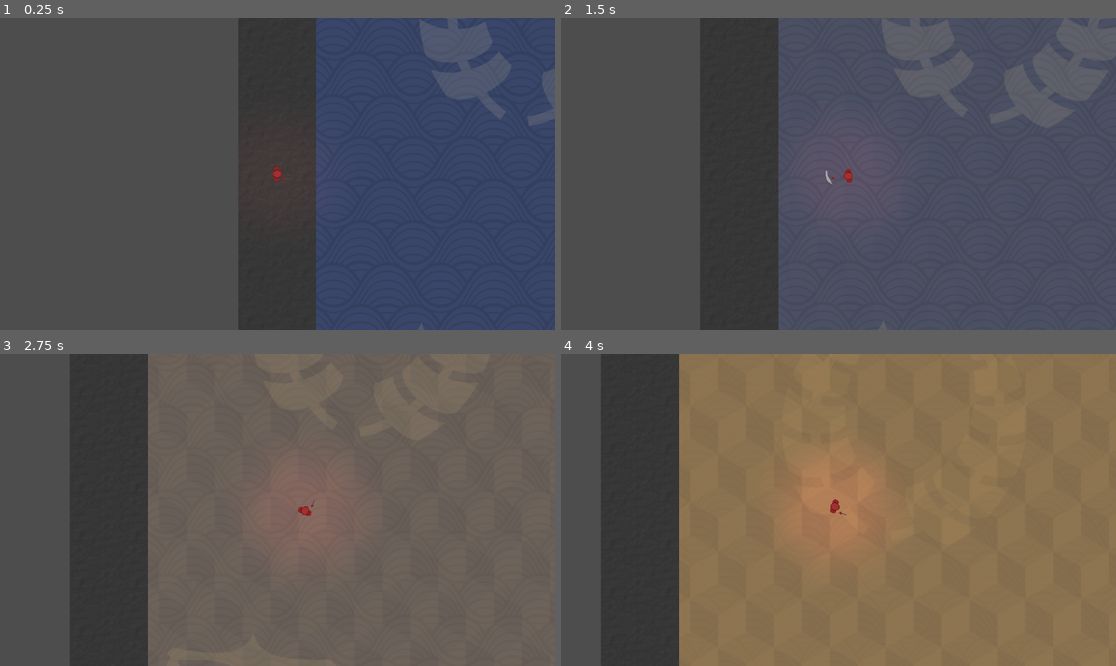
Above: before the commit, frames 1-4 (two rows, left to right).
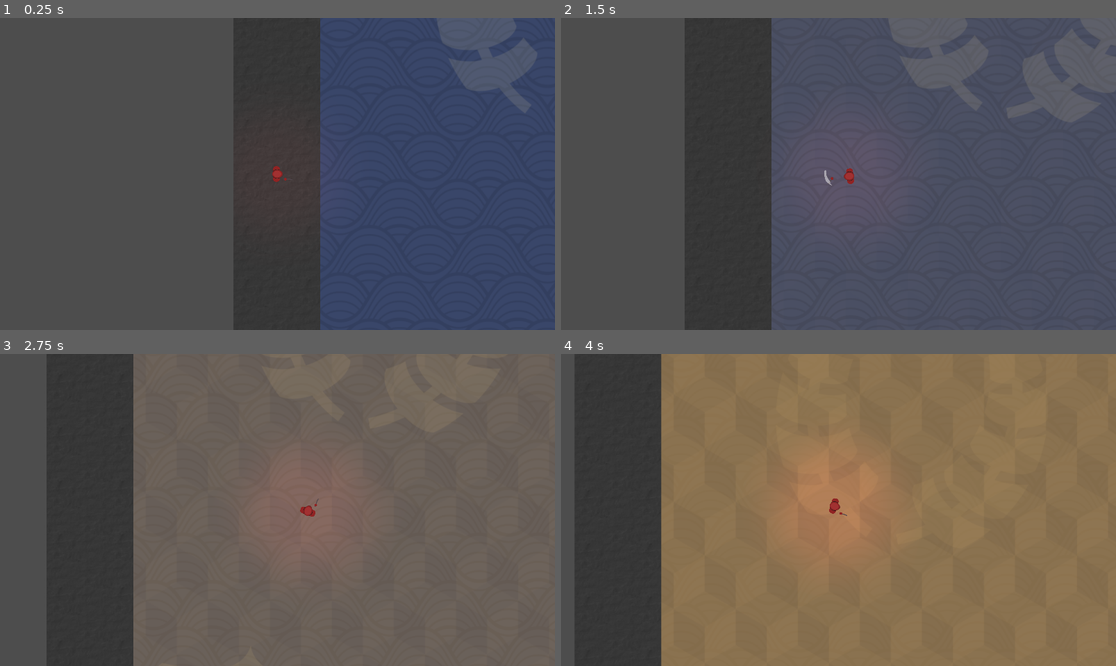
Above: after the commit, the same moments.

Repository: Ianvvtz/projectscabfall
Game: Godot game, scene res://scenes/main.tscn
Same seed, same stepped clock (60 frames per second), same inputs: the game is played once before the commit and once after it.
Inputs (mouse positions are in pixels of both pictures, inside the frame that each line leads up to):
- Up to frame 1 (0.25 s): no input
- Up to frame 2 (1.5 s): tap Enter at 0.5 s; move the mouse to (960, 158) at 0.52 s; hold D (move_right) 0.53-1.28 s; tap Space (dodge) at 0.6 s; move the mouse to (727, 189) at 1.27 s; hold S (move_down) from 1.28 s (still down); click (727, 189) at 1.35 s
- Up to frame 3 (2.75 s): move the mouse to (333, 441) at 2.02 s; release S (move_down) at 2.03 s; hold D (move_right) from 2.03 s (still down); hold Shift (sprint) from 2.03 s (still down)
- Up to frame 4 (4 s): move the mouse to (810, 572) at 2.77 s; release D (move_right) at 2.78 s; release Shift (sprint) at 2.78 s; hold W (move_up) 2.78-3.53 s; tap Space (dodge) at 2.85 s; move the mouse to (1005, 556) at 3.52 s; hold A (move_left) from 3.53 s (still down); click (1005, 556) at 3.6 s

The runs differ from the first frame. In frame 1, 1.7% of the frame differs, in the area x 42-100%, y 0-100%; in frame 2, 2.0%; in frame 3, 3.2%; in frame 4, 3.9%, in the area x 2-52%, y 0-100%.

Commit message:
Improved territory conquest. - Added enemy spawning by district

Diff:
--- a/scenes/district.tscn
+++ b/scenes/district.tscn
@@ -1,10 +1,62 @@
-[gd_scene load_steps=8 format=3 uid="uid://ci70q6cnnrjtl"]
+[gd_scene load_steps=9 format=3 uid="uid://ci70q6cnnrjtl"]
 
 [ext_resource type="Script" uid="uid://dytxuhx5fwxt" path="res://scripts/district.gd" id="1_cicg1"]
+[ext_resource type="PackedScene" uid="uid://t0wtkwpgo5tu" path="res://scenes/enemy.tscn" id="2_g2iuc"]
 [ext_resource type="Texture2D" uid="uid://ffas4d7s7o8o" path="res://assets/images/districts/district all.png" id="3_g2iuc"]
 
 [sub_resource type="RectangleShape2D" id="RectangleShape2D_bpw4k"]
 size = Vector2(2500, 1500)
+
+[sub_resource type="Animation" id="Animation_s4ieg"]
+length = 0.001
+tracks/0/type = "value"
+tracks/0/imported = false
+tracks/0/enabled = true
+tracks/0/path = NodePath("DistrictSprite:frame")
+tracks/0/interp = 1
+tracks/0/loop_wrap = true
+tracks/0/keys = {
+"times": PackedFloat32Array(0),
+"transitions": PackedFloat32Array(1),
+"update": 1,
+"values": [0]
+}
+tracks/1/type = "value"
+tracks/1/imported = false
+tracks/1/enabled = true
+tracks/1/path = NodePath("DistrictSprite:visible")
+tracks/1/interp = 1
+tracks/1/loop_wrap = true
+tracks/1/keys = {
+"times": PackedFloat32Array(0),
+"transitions": PackedFloat32Array(1),
+"update": 1,
+"values": [true]
+}
+tracks/2/type = "value"
+tracks/2/imported = false
+tracks/2/enabled = true
+tracks/2/path = NodePath("DistrictSprite:self_modulate")
+tracks/2/interp = 1
+tracks/2/loop_wrap = true
+tracks/2/keys = {
+"times": PackedFloat32Array(0),
+"transitions": PackedFloat32Array(1),
+"update": 0,
+"values": [Color(1, 1, 1, 1)]
+}
+tracks/3/type = "value"
+tracks/3/imported = false
+tracks/3/enabled = true
+tracks/3/path = NodePath("DistrictSpriteBlue:visible")
+tracks/3/interp = 1
+tracks/3/loop_wrap = true
+tracks/3/keys = {
+"times": PackedFloat32Array(0),
+"transitions": PackedFloat32Array(1),
+"update": 1,
+"values": [false]
+}
 
 [sub_resource type="Animation" id="Animation_cicg1"]
 resource_name = "change_to_red"
@@ -124,57 +176,6 @@
 "values": [false]
 }
 
-[sub_resource type="Animation" id="Animation_s4ieg"]
-length = 0.001
-tracks/0/type = "value"
-tracks/0/imported = false
-tracks/0/enabled = true
-tracks/0/path = NodePath("DistrictSprite:frame")
-tracks/0/interp = 1
-tracks/0/loop_wrap = true
-tracks/0/keys = {
-"times": PackedFloat32Array(0),
-"transitions": PackedFloat32Array(1),
-"update": 1,
-"values": [0]
-}
-tracks/1/type = "value"
-tracks/1/imported = false
-tracks/1/enabled = true
-tracks/1/path = NodePath("DistrictSprite:visible")
-tracks/1/interp = 1
-tracks/1/loop_wrap = true
-tracks/1/keys = {
-"times": PackedFloat32Array(0),
-"transitions": PackedFloat32Array(1),
-"update": 1,
-"values": [true]
-}
-tracks/2/type = "value"
-tracks/2/imported = false
-tracks/2/enabled = true
-tracks/2/path = NodePath("DistrictSprite:self_modulate")
-tracks/2/interp = 1
-tracks/2/loop_wrap = true
-tracks/2/keys = {
-"times": PackedFloat32Array(0),
-"transitions": PackedFloat32Array(1),
-"update": 0,
-"values": [Color(1, 1, 1, 1)]
-}
-tracks/3/type = "value"
-tracks/3/imported = false
-tracks/3/enabled = true
-tracks/3/path = NodePath("DistrictSpriteBlue:visible")
-tracks/3/interp = 1
-tracks/3/loop_wrap = true
-tracks/3/keys = {
-"times": PackedFloat32Array(0),
-"transitions": PackedFloat32Array(1),
-"update": 1,
-"values": [false]
-}
-
 [sub_resource type="AnimationLibrary" id="AnimationLibrary_g2iuc"]
 _data = {
 &"RESET": SubResource("Animation_s4ieg"),
@@ -186,6 +187,7 @@
 collision_layer = 32
 collision_mask = 6
 script = ExtResource("1_cicg1")
+enemy_scene = ExtResource("2_g2iuc")
 
 [node name="DistrictSpriteRed" type="Sprite2D" parent="."]
 texture = ExtResource("3_g2iuc")
@@ -214,4 +216,36 @@
 &"": SubResource("AnimationLibrary_g2iuc")
 }
 
+[node name="SpawnPoints" type="Node2D" parent="."]
+
+[node name="Marker2D" type="Marker2D" parent="SpawnPoints"]
+position = Vector2(1107, -524)
+
+[node name="Marker2D2" type="Marker2D" parent="SpawnPoints"]
+position = Vector2(1102, -384)
+
+[node name="Marker2D3" type="Marker2D" parent="SpawnPoints"]
+position = Vector2(1102, -231)
+
+[node name="Marker2D4" type="Marker2D" parent="SpawnPoints"]
+position = Vector2(1110, -49)
+
+[node name="Marker2D5" type="Marker2D" parent="SpawnPoints"]
+position = Vector2(1123, 117)
+
+[node name="Marker2D6" type="Marker2D" parent="SpawnPoints"]
+position = Vector2(1128, 273)
+
+[node name="Marker2D7" type="Marker2D" parent="SpawnPoints"]
+position = Vector2(1120, 447)
+
+[node name="Marker2D8" type="Marker2D" parent="SpawnPoints"]
+position = Vector2(1139, 563)
+
+[node name="Marker2D9" type="Marker2D" parent="SpawnPoints"]
+position = Vector2(1141, 677)
+
+[node name="Marker2D10" type="Marker2D" parent="SpawnPoints"]
+position = Vector2(1141, 677)
+
 [connection signal="body_entered" from="." to="." method="_on_body_entered"]
--- a/scenes/enemy.tscn
+++ b/scenes/enemy.tscn
@@ -301,7 +301,7 @@
 
 [node name="Enemy" type="CharacterBody2D" groups=["enemy"]]
 collision_layer = 2
-collision_mask = 6
+collision_mask = 7
 motion_mode = 1
 script = ExtResource("1_md0e3")
 faction = 1
@@ -311,7 +311,7 @@
 
 [node name="PointLight2D" type="PointLight2D" parent="."]
 color = Color(0.17254902, 0.2901961, 0.4862745, 1)
-energy = 0.5
+energy = 0.3
 shadow_enabled = true
 shadow_color = Color(0, 0, 0, 1)
 texture = ExtResource("2_nenq2")
--- a/scenes/main.tscn
+++ b/scenes/main.tscn
@@ -1,9 +1,8 @@
-[gd_scene load_steps=5 format=3 uid="uid://hdv3jrgdaea5"]
+[gd_scene load_steps=4 format=3 uid="uid://hdv3jrgdaea5"]
 
 [ext_resource type="PackedScene" uid="uid://ci70q6cnnrjtl" path="res://scenes/district.tscn" id="1_sugp2"]
 [ext_resource type="PackedScene" uid="uid://5rnun75286p7" path="res://scenes/player.tscn" id="2_0wfyh"]
 [ext_resource type="Texture2D" uid="uid://ba7dosfds85xk" path="res://assets/images/districts/district border.png" id="2_jyhfs"]
-[ext_resource type="PackedScene" uid="uid://t0wtkwpgo5tu" path="res://scenes/enemy.tscn" id="3_sugp2"]
 
 [node name="Main" type="Node2D"]
 
@@ -13,6 +12,7 @@
 
 [node name="District2" parent="Districts" instance=ExtResource("1_sugp2")]
 position = Vector2(2649, 0)
+enemies_to_clear = 20
 
 [node name="Border" type="Sprite2D" parent="Districts"]
 position = Vector2(-1324, 0)
@@ -28,63 +28,3 @@
 position = Vector2(-1323, 0)
 
 [node name="Enemies" type="Node2D" parent="."]
-
-[node name="Enemy" parent="Enemies" instance=ExtResource("3_sugp2")]
-position = Vector2(246, -145)
-
-[node name="Enemy2" parent="Enemies" instance=ExtResource("3_sugp2")]
-position = Vector2(621, -364)
-
-[node name="Enemy3" parent="Enemies" instance=ExtResource("3_sugp2")]
-position = Vector2(179, -510)
-
-[node name="Enemy4" parent="Enemies" instance=ExtResource("3_sugp2")]
-position = Vector2(383, -304)
-
-[node name="Enemy5" parent="Enemies" instance=ExtResource("3_sugp2")]
-position = Vector2(501, -64)
-
-[node name="Enemy6" parent="Enemies" instance=ExtResource("3_sugp2")]
-position = Vector2(522, 195)
-
-[node name="Enemy7" parent="Enemies" instance=ExtResource("3_sugp2")]
-position = Vector2(859, -107)
-
-[node name="Enemy8" parent="Enemies" instance=ExtResource("3_sugp2")]
-position = Vector2(930, -332)
-
-[node name="Enemy9" parent="Enemies" instance=ExtResource("3_sugp2")]
-position = Vector2(1035, -557)
-
-[node name="Enemy10" parent="Enemies" instance=ExtResource("3_sugp2")]
-position = Vector2(641, -611)
-
-[node name="Enemy11" parent="Enemies" instance=ExtResource("3_sugp2")]
-position = Vector2(2694, -145)
-
-[node name="Enemy12" parent="Enemies" instance=ExtResource("3_sugp2")]
-position = Vector2(3069, -364)
-
-[node name="Enemy13" parent="Enemies" instance=ExtResource("3_sugp2")]
-position = Vector2(2627, -510)
-
-[node name="Enemy14" parent="Enemies" instance=ExtResource("3_sugp2")]
-position = Vector2(2831, -304)
-
-[node name="Enemy15" parent="Enemies" instance=ExtResource("3_sugp2")]
-position = Vector2(2949, -64)
-
-[node name="Enemy16" parent="Enemies" instance=ExtResource("3_sugp2")]
-position = Vector2(2970, 195)
-
-[node name="Enemy17" parent="Enemies" instance=ExtResource("3_sugp2")]
-position = Vector2(3307, -107)
-
-[node name="Enemy18" parent="Enemies" instance=ExtResource("3_sugp2")]
-position = Vector2(3378, -332)
-
-[node name="Enemy19" parent="Enemies" instance=ExtResource("3_sugp2")]
-position = Vector2(3483, -557)
-
-[node name="Enemy20" parent="Enemies" instance=ExtResource("3_sugp2")]
-position = Vector2(3089, -611)
--- a/scenes/player.tscn
+++ b/scenes/player.tscn
@@ -219,7 +219,7 @@
 shape = SubResource("CircleShape2D_dqkch")
 
 [node name="Camera2D" type="Camera2D" parent="."]
-zoom = Vector2(1.8, 1.8)
+zoom = Vector2(2, 2)
 position_smoothing_enabled = true
 position_smoothing_speed = 4.0
 
--- a/scripts/district.gd
+++ b/scripts/district.gd
@@ -1,6 +1,7 @@
 extends Area2D
 
 @onready var anim: AnimationPlayer = $AnimationPlayer
+@onready var spawn_points: Node2D = $SpawnPoints
 
 enum DistrictState {
 	RED,
@@ -8,24 +9,21 @@
 	BLUE,
 }
 
+@export var enemy_scene: PackedScene
 @export var enemies_to_clear: int = 10
 
 var player: CharacterBody2D
 var enemies: Array = []
 var state: DistrictState = DistrictState.BLUE
 var enemies_killed: int = 0
+var spawn_points_group: Array = []
 
 
 func _ready() -> void:
 	player = get_tree().get_first_node_in_group("player")
 	enemies = get_tree().get_nodes_in_group("enemy")
+	spawn_points_group = spawn_points.get_children()
 	Signalbus.enemy_died.connect(enemy_died)
-
-
-
-#func _input(event: InputEvent) -> void:
-	#if event.is_action_pressed("reload"):
-		#update_visuals()
 
 
 func update_visuals() -> void:
@@ -54,8 +52,8 @@
 	if body == player:
 		print("player entered")
 		contest_district()
-	elif body in enemies:
-		body.current_district = self
+		spawn_enemies(enemies_to_clear)
+
 
 func enemy_died(district):
 	if district == self:
@@ -63,3 +61,28 @@
 		enemies_killed += 1
 		print(enemies_killed)
 		capture_district()
+
+
+func spawn_enemies(amount: int):
+	var spawn_radius: float = 32.0
+	for i in range(amount):
+		var spawn_point: Marker2D = spawn_points_group.pick_random()
+		var new_enemy = enemy_scene.instantiate()
+		call_deferred("add_child", new_enemy)
+		# disable collision briefly
+		new_enemy.set_deferred("collision_layer", 0)
+		new_enemy.set_deferred("collision_mask", 0)
+
+		# random offset inside radius
+		var angle := randf() * TAU
+		var dist := randf() * spawn_radius
+		var offset := Vector2(cos(angle), sin(angle)) * dist
+
+		new_enemy.call_deferred(
+			"set_global_position",
+			spawn_point.global_position + offset
+		)
+
+		#new_enemy.call_deferred("set_global_position", spawn_point.global_position)
+		new_enemy.current_district = self
+		new_enemy.call_deferred("_enable_collision")
--- a/scripts/enemy.gd
+++ b/scripts/enemy.gd
@@ -140,3 +140,11 @@
 
 func handle_death() -> void:
 	velocity = Vector2.ZERO
+
+
+func _enable_collision():
+	await get_tree().physics_frame
+	set_collision_layer_value(2, true)
+	set_collision_mask_value(1, true)
+	set_collision_mask_value(2, true)
+	set_collision_mask_value(3, true)
